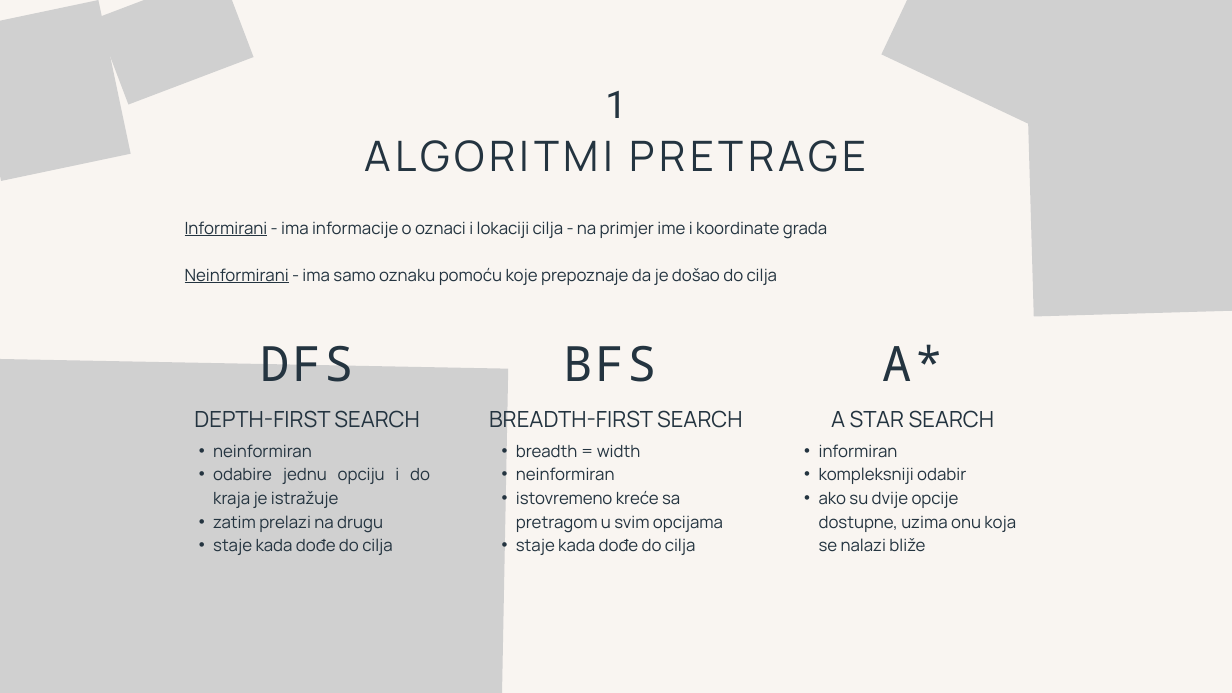
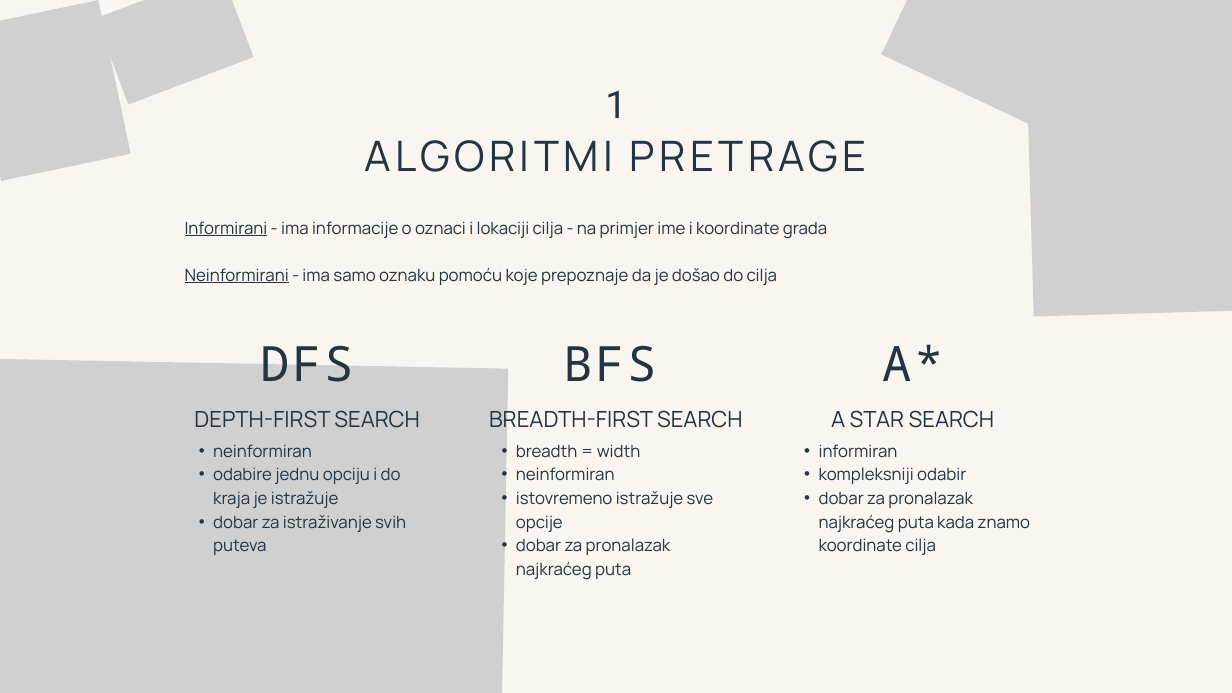
Before and after one commit to shtef21/py_maze_demo, a slide deck: slide 4 of Solving Mazes Using A Algorithm.pptx. Drawn at 1232x693 pixels with LibreOffice and Linux fonts; fonts in the diff are those of the drawing; grey boxes stand for pictures. Boxes give left, top, right and bottom in pixels: in the first picture for what was removed or moved away, otherwise in the second. Text is boxed around its words. In the diff, an @@ line names an element or a change of style, - is before the commit and + after.

```diff
--- a/Solving Mazes Using A Algorithm.pptx
+++ b/Solving Mazes Using A Algorithm.pptx
@@ text at bbox=[213, 444, 401, 508]: alignment justified to left @@
@@ text at bbox=[516, 491, 714, 580]: text changed @@
-  • istovremeno kreće sa pretragom u svim opcijama
-  • staje kada dođe do cilja
+  • istovremeno istražuje sve opcije
+  • dobar za pronalazak najkraćeg puta
@@ text at bbox=[819, 491, 1030, 555]: text changed @@
-  • ako su dvije opcije dostupne, uzima onu koja se nalazi bliže
+  • dobar za pronalazak najkraćeg puta kada znamo koordinate cilja
@@ text at bbox=[213, 515, 406, 555]: text changed @@
-  • zatim prelazi na drugu
-  • staje kada dođe do cilja
+  • dobar za istraživanje svih puteva
```
Also in this commit, not shown: 7 other slides changed.
